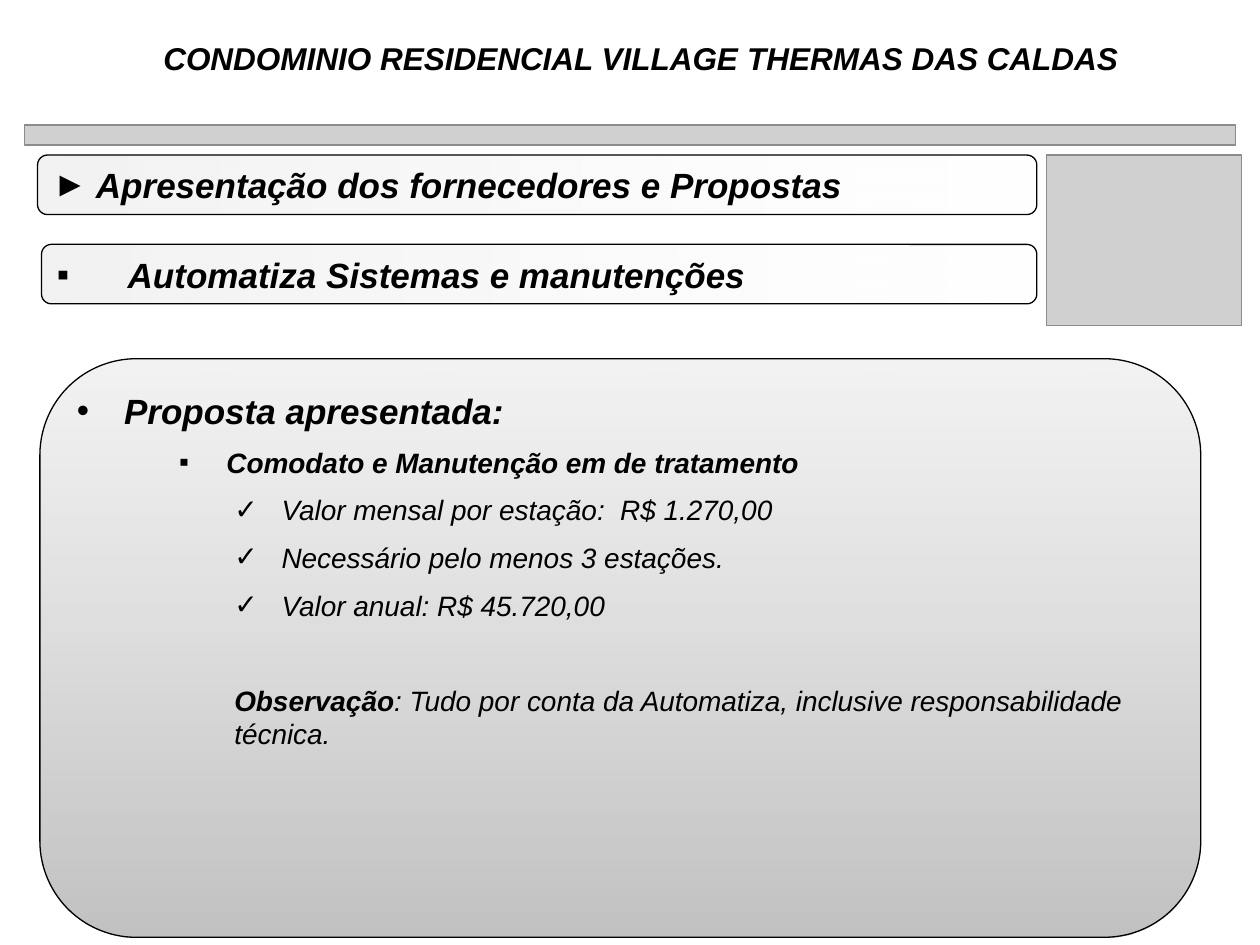
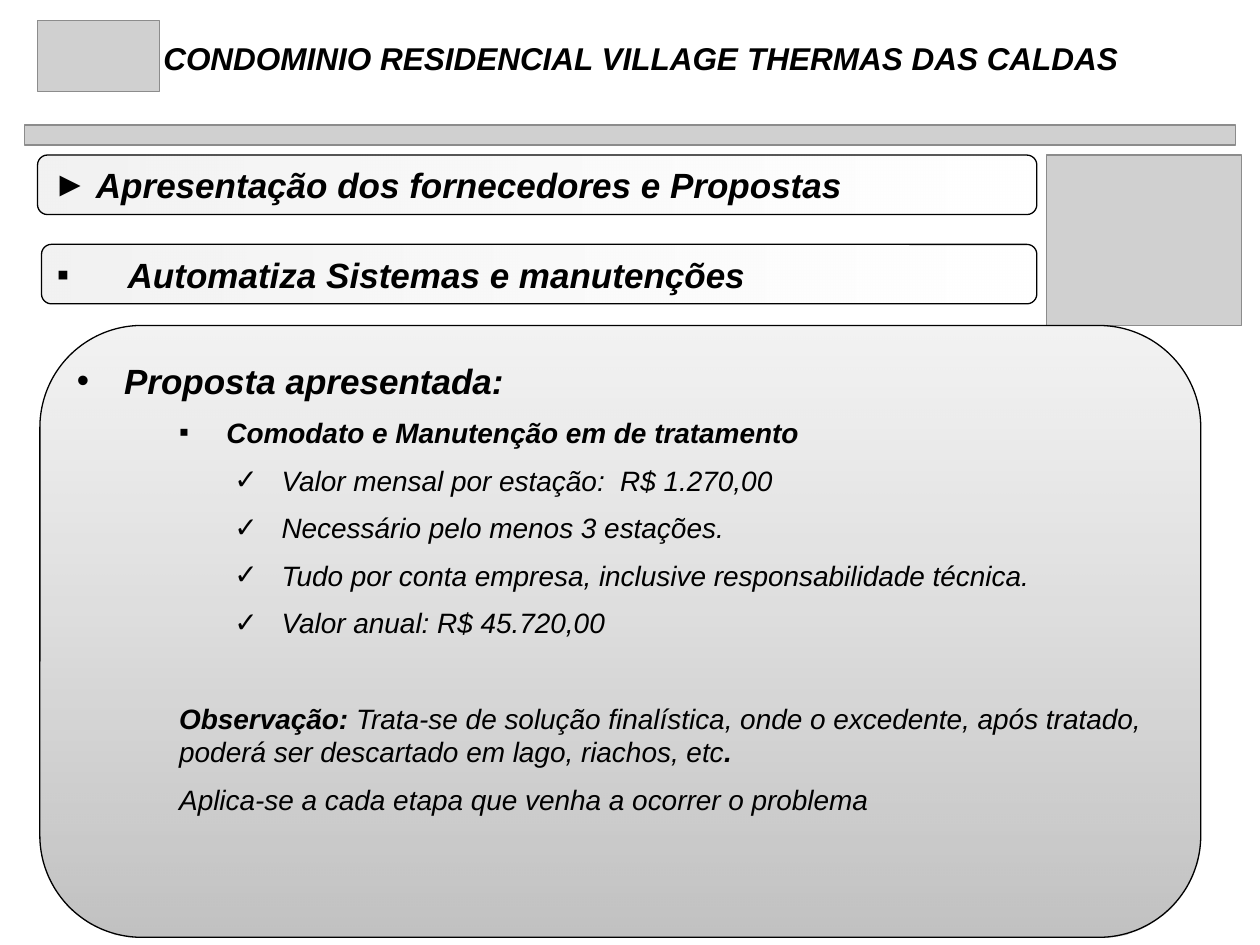
Before and after one commit to rwlc71/Village, a slide deck: slide 16 of Manutenção Village/FossaSepticas.pptx (slide 15 before the commit). Drawn at 1260x945 pixels with LibreOffice and Linux fonts; fonts in the diff are those of the drawing; grey boxes stand for pictures. Boxes give left, top, right and bottom in pixels: in the first picture for what was removed or moved away, otherwise in the second. Text is boxed around its words. In the diff, an @@ line names an element or a change of style, - is before the commit and + after.

```diff
--- a/Manutenção Village/FossaSepticas.pptx
+++ b/Manutenção Village/FossaSepticas.pptx
@@ picture added at box(38, 21, 160, 92) @@
@@ rounded rectangle: place and size @@
-rounded rectangle at box(40, 359, 1201, 937)
+rounded rectangle at box(40, 325, 1201, 937)
@@ text "Proposta apresentada:": place and size @@
-text "Proposta apresentada:" at box(124, 398, 1122, 745)
+text "Proposta apresentada:" at box(124, 368, 1141, 815)
@@ text at box(282, 565, 1029, 591): paragraph added @@
+    ✓ Tudo por conta empresa, inclusive responsabilidade técnica.
@@ text at box(179, 708, 1141, 815): text changed @@
-    Observação: Tudo por conta da Automatiza, inclusive responsabilidade técnica.
+  Observação: Trata-se de solução finalística, onde o excedente, após tratado, poderá ser descartado em lago, riachos, etc.
+  Aplica-se a cada etapa que venha a ocorrer o problema
```
Also in this commit, not shown: 19 other slides changed, 1 slide added, 10 other files.
